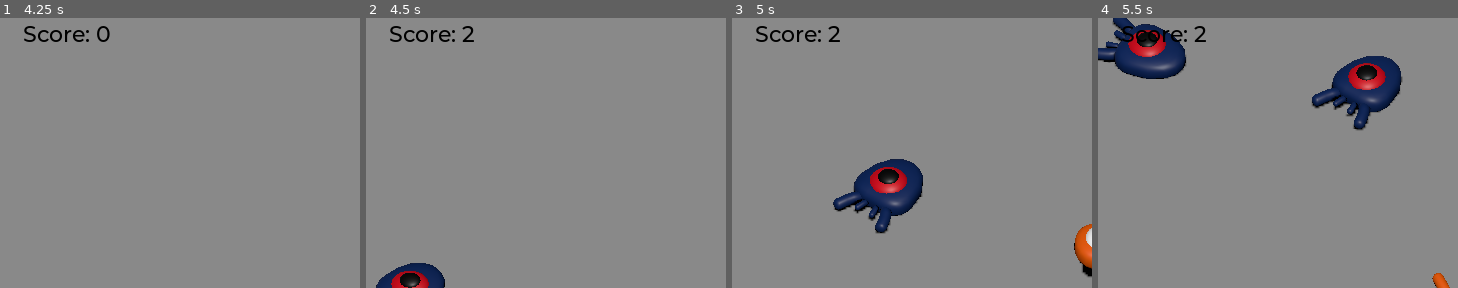
Above: before the commit, frames 1-4 (left to right).
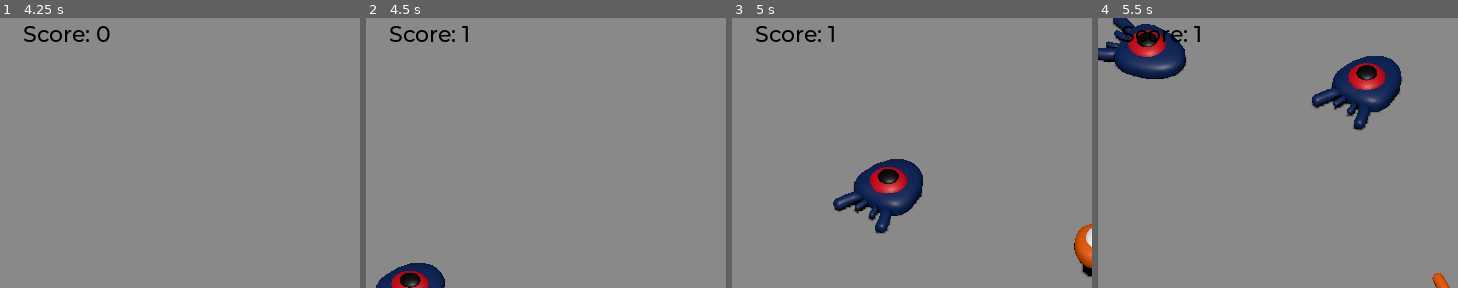
Above: after the commit, the same moments.

Repository: nhne/godot-sample
Game: Godot game, scene res://main.tscn
The game is run twice, just before and just after one commit, with the same random seed, the same clock (stepped at 60 frames per second) and the same inputs.
Inputs:
- Up to frame 1 (4.25 s): tap Enter (ui_accept) at 0.5 s; hold D (move_right) 0.53-1.28 s; tap Space (jump) at 0.77, 1.52, 3.02, 3.77 s; hold S (move_back) 1.28-2.03 s; hold D (move_right) 2.03-2.78 s; hold W (move_forward) 2.78-3.53 s; hold A (move_left) from 3.53 s (still down)
- Up to frame 2 (4.5 s): keep holding A (move_left)
- Up to frame 3 (5 s): keep holding A (move_left); tap Space (jump) at 4.52 s
- Up to frame 4 (5.5 s): release A (move_left) at 5.03 s; hold S (move_back) from 5.03 s (still down)
The pictures show only the part of the screen within x 0-50%, y 4-54%; the shares and areas given below are measured in that part.

Frame 1 is identical in both runs. In frame 2, 0.1% of the frame differs, in the area x 26-30%, y 2-9%; in frame 3, 0.1%; in frame 4, 0.1%.

Commit message:
Fix double score up

Diff:
--- a/mob.gd
+++ b/mob.gd
@@ -8,6 +8,7 @@
 
 signal squashed
 
+var is_squashed = false
 
 func initialize(start_position, player_position):
 	var player_without_y = player_position
@@ -29,5 +30,8 @@
 
 
 func squash():
+	if is_squashed:
+		return
+	is_squashed = true
 	squashed.emit()
 	queue_free()
